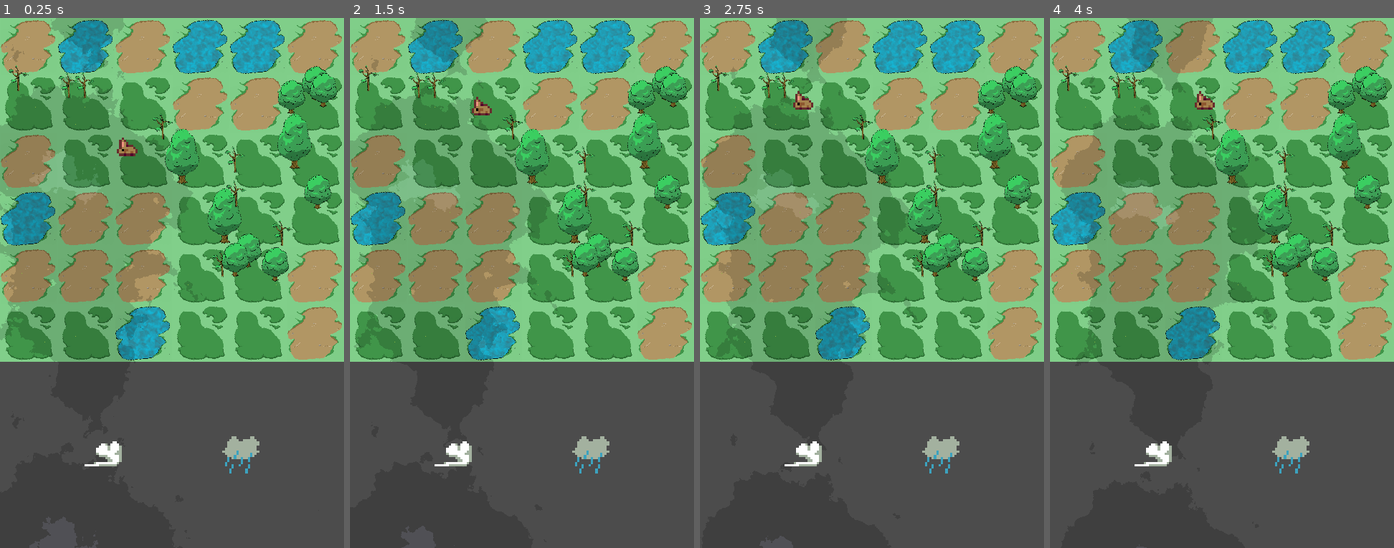
Above: before the commit, frames 1-4 (left to right).
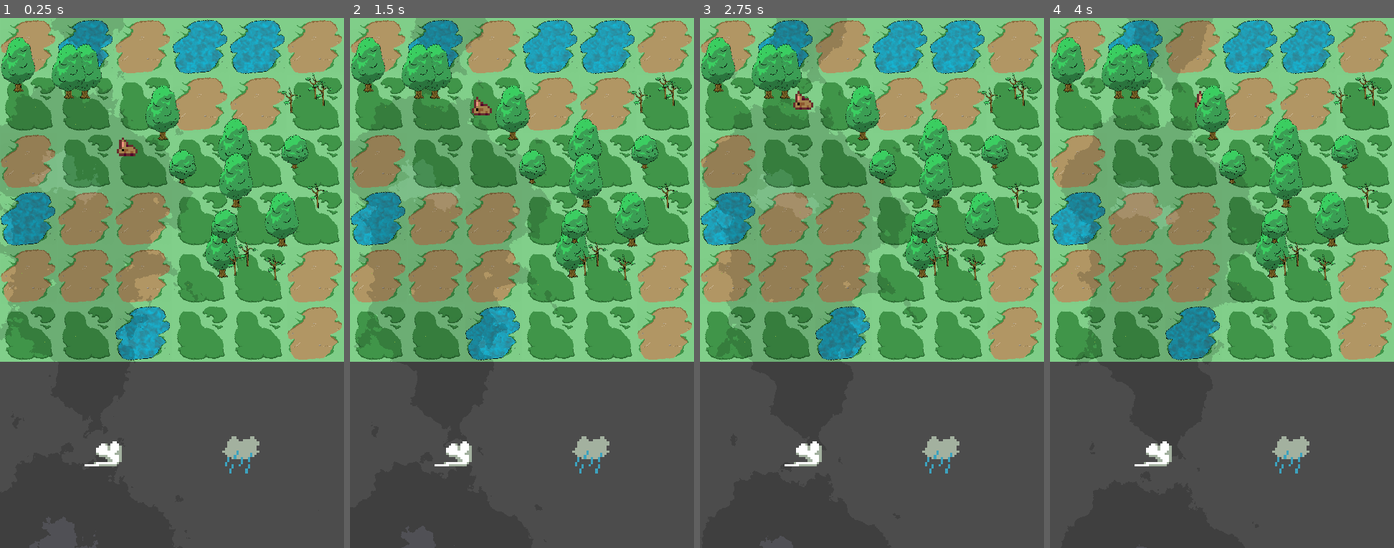
Above: after the commit, the same moments.

Repository: MrBSmith/Haven
Game: Godot game, scene res://Scenes/Garden/Garden.tscn
Two runs of this game, one before a commit and one after it. Both use one fixed random seed, a clock stepped at 60 frames per second and the inputs below. The engine's default icon, where the game draws it, is replaced by a stand-in: a white triangle on a blue panel in a dark square.
Inputs (mouse positions are in pixels of both pictures, inside the frame that each line leads up to):
- Up to frame 1 (0.25 s): no input
- Up to frame 2 (1.5 s): tap Enter (ui_accept) at 0.5, 0.77 s; move the mouse to (377, 60) at 0.52 s; press the mouse at (377, 60) at 0.53 s; move the mouse to (453, 452) at 1.27 s; release the mouse at (453, 452) at 1.28 s; click (453, 452) at 1.35 s
- Up to frame 3 (2.75 s): tap Enter (ui_accept) at 1.52 s; move the mouse to (940, 452) at 2.02 s; press the mouse at (940, 452) at 2.03 s
- Up to frame 4 (4 s): move the mouse to (1204, 389) at 2.77 s; release the mouse at (1204, 389) at 2.78 s; click (1204, 389) at 2.85 s; tap Enter (ui_accept) at 3.02, 3.77 s; move the mouse to (1325, 362) at 3.52 s; press the mouse at (1325, 362) at 3.53 s

The runs differ from the first frame. In frame 1, 7.1% of the frame differs, in the area x 0-99%, y 3-50%; in frame 2, 7.1%; in frame 3, 7.1%; in frame 4, 7.2%.

Commit message:
Plant groth API

Diff:
--- a/AbstractClasses/Plant.gd
+++ b/AbstractClasses/Plant.gd
@@ -2,6 +2,7 @@
 class_name Plant
 
 var grid_node : Node2D
+export var debug : bool = false
 
 export var min_sibling_dist : float = 2.0 setget set_min_sibling_dist, get_min_sibling_dist
 export var drain_amount : int = 5
@@ -9,9 +10,7 @@
 
 var eater : WeakRef = null setget set_eater, get_eater
 
-var adult : bool = false setget set_adult, is_adult
-var growth_timer_node : Timer = null
-var growth : int = 3 setget set_growth, get_growth
+var growth_progression : int = 3 setget set_growth_progression, get_growth_progression
 var dehydration : int = 0 setget set_dehydration, get_dehydration
 
 var hit_by_thunder : bool = false
@@ -19,10 +18,16 @@
 
 var on_fire : bool = false setget , is_on_fire
 
+var mouse_inside : bool = false
+
+export var current_growth_state : int = 0
+export var plant_growth_state : Array = []
+
 export var favorable_tile_types : PoolStringArray = ["Soil", "Grass", "Forest"]
 
 signal plant_died
 signal is_being_ate
+signal plant_grown(plant, next_state_scene)
 
 #### ACCESSORS ####
 
@@ -45,24 +50,19 @@
 func get_min_sibling_dist() -> float:
 	return min_sibling_dist
 
-func set_growth(value: int):
-	growth = int(clamp(float(value), 0.0, 10.0))
-	if growth == 10:
+func set_growth_progression(value: int):
+	growth_progression = int(clamp(float(value), 0.0, 10.0))
+	if growth_progression == 10:
 		on_growth_finished()
-	elif growth == 0:
+	elif growth_progression == 0:
 		on_growth_failed()
 
-func get_growth() -> int:
-	return growth
-
-func add_to_growth(value: int):
-	set_growth(get_growth() + value)
-
-func set_adult(value: bool):
-	adult = value
-
-func is_adult() -> bool:
-	return adult
+func get_growth_progression() -> int:
+	return growth_progression
+
+func add_to_growth_progression(value: int):
+	set_growth_progression(get_growth_progression() + value)
+
 
 # Set the level of dehydration, from 0 to 2
 # When the dehydration reach 2, the plant die
@@ -92,6 +92,13 @@
 func _ready():
 	add_to_group("Plant")
 
+	var _err = connect("mouse_entered", self, "on_mouse_entered")
+	_err = connect("mouse_exited", self, "on_mouse_exited")
+
+	var parent = get_parent()
+	if parent.has_method("on_plant_grown"):
+		_err = connect("plant_grown", parent, "on_plant_grown")
+
 
 #### LOGIC ####
 
@@ -101,8 +108,8 @@
 
 
 func try_to_grow():
-	if is_adult():
-		return
+#	if is_adult():
+#		return
 
 	var drained_water = drain_tile_water()
 	if drained_water >= drain_amount:
@@ -111,7 +118,7 @@
 		add_to_dehydration(1)
 
 func grow():
-	add_to_growth(1)
+	add_to_growth_progression(1)
 	add_to_dehydration(-1)
 
 
@@ -138,8 +145,38 @@
 	if is_on_fire() && !hit_by_thunder:
 		stop_fire()
 
+# Get a random growth state of the tree
+# Return the path of the scene corresponding to this state
+func get_random_growth_state() -> String:
+	var nb_types = plant_growth_state.size()
+	if nb_types <= 0:
+		return ""
+
+	var rdm_type_id = randi() % nb_types
+	return plant_growth_state[rdm_type_id]
+
+
+# Get the next growth state in the dictionary, based on the given state name
+# Return the path of the scene corresponding to this state
+# Return "" if nothing were found
+func get_next_growth_state(state_index: int) -> String:
+	if state_index < 0 or state_index >= plant_growth_state.size():
+		print("The wanted state at index " + String(state_index) + " Wasn't found")
+		return ""
+
+	var current_state = plant_growth_state[state_index]
+	var next_id = state_index + 1
+
+	if next_id >= plant_growth_state.size():
+		return ""
+	else:
+		return plant_growth_state[next_id]
 
 #### INPUTS ####
+
+func _input(_event):
+	if Input.is_action_just_pressed("click") && mouse_inside:
+		on_growth_finished()
 
 
 #### VIRTUALS ####
@@ -155,10 +192,22 @@
 
 #### SIGNAL RESPONSES ####
 
+func on_mouse_entered():
+	mouse_inside = true
+	if debug:
+		print("the mouse entered " + name)
+
+func on_mouse_exited():
+	mouse_inside = false
+
+
 func on_growth_finished():
-	set_adult(true)
-	if Globals.debug_state == true:
-		print("growth finished")
+	var next_state_path = get_next_growth_state(current_growth_state)
+	if next_state_path != "":
+		emit_signal("plant_grown", self, load(next_state_path))
+
+		if Globals.debug_state == true:
+			print("growth finished")
 
 func on_growth_failed():
 	queue_free()
--- a/AbstractClasses/Seed.gd
+++ b/AbstractClasses/Seed.gd
@@ -7,12 +7,7 @@
 #### BUILT-IN ####
 
 func _ready():
-	growth_timer_node = Timer.new()
-	var _err = growth_timer_node.connect("timeout", self, "on_growth_timer_timeout")
-	growth_timer_node.set_wait_time(growth_frequency_time)
-	add_child(growth_timer_node)
-
-	growth_timer_node.start()
+	pass
 
 
 #### LOGIC ####
--- a/Scenes/Plants/SmallPlants/Grass.gd
+++ b/Scenes/Plants/SmallPlants/Grass.gd
@@ -14,7 +14,7 @@
 
 
 func grow():
-	add_to_growth(1)
+	add_to_growth_progression(1)
 	add_to_dehydration(-1)
 	prolifarate()
 
--- a/Scenes/Plants/Trees/Oak/MediumOak.tscn
+++ b/Scenes/Plants/Trees/Oak/MediumOak.tscn
@@ -1,9 +1,16 @@
-[gd_scene load_steps=3 format=2]
+[gd_scene load_steps=4 format=2]
 
 [ext_resource path="res://Scenes/Plants/Trees/Oak/OakBase.tscn" type="PackedScene" id=1]
 [ext_resource path="res://Scenes/Plants/Trees/Oak/Oak.png" type="Texture" id=2]
 
+[sub_resource type="RectangleShape2D" id=1]
+extents = Vector2( 48.3854, 44.5787 )
+
 [node name="MediumOak" instance=ExtResource( 1 )]
+current_growth_state = 1
+
+[node name="CollisionShape2D" parent="." index="0"]
+shape = SubResource( 1 )
 
 [node name="Sprite" parent="." index="1"]
 texture = ExtResource( 2 )
--- a/Scenes/Plants/Trees/Oak/OakBase.tscn
+++ b/Scenes/Plants/Trees/Oak/OakBase.tscn
@@ -3,11 +3,7 @@
 [ext_resource path="res://Scenes/Plants/Trees/Tree.tscn" type="PackedScene" id=1]
 
 [node name="OakBase" instance=ExtResource( 1 )]
-tree_growth_state = {
-"Medium": "res://Scenes/Plants/Trees/Oak/MediumOak.tscn",
-"Old": "res://Scenes/Plants/Trees/Oak/OldOak.tscn",
-"Young": "res://Scenes/Plants/Trees/Oak/YoungOak.tscn"
-}
+plant_growth_state = [ "res://Scenes/Plants/Trees/Oak/YoungOak.tscn", "res://Scenes/Plants/Trees/Oak/MediumOak.tscn", "res://Scenes/Plants/Trees/Oak/OldOak.tscn" ]
 
 [node name="Sprite" parent="." index="1"]
 position = Vector2( -2.47487, -210.718 )
--- a/Scenes/Plants/Trees/Oak/OldOak.tscn
+++ b/Scenes/Plants/Trees/Oak/OldOak.tscn
@@ -1,14 +1,16 @@
-[gd_scene load_steps=3 format=2]
+[gd_scene load_steps=4 format=2]
 
 [ext_resource path="res://Scenes/Plants/Trees/Oak/OakBase.tscn" type="PackedScene" id=1]
 [ext_resource path="res://Scenes/Plants/Trees/Oak/OldOak.png" type="Texture" id=2]
 
+[sub_resource type="RectangleShape2D" id=1]
+extents = Vector2( 60.3162, 57.2906 )
+
 [node name="OldOak" instance=ExtResource( 1 )]
-tree_growth_state = {
-"Medium": "res://Scenes/Plants/Trees/Oak/MediumOak.tscn",
-"Old": "res://Scenes/Plants/Trees/Oak/OldOak.tscn",
-"Young": "res://Scenes/Plants/Trees/Oak/YoungOak.tscn"
-}
+current_growth_state = 2
+
+[node name="CollisionShape2D" parent="." index="0"]
+shape = SubResource( 1 )
 
 [node name="Sprite" parent="." index="1"]
 texture = ExtResource( 2 )
--- a/Scenes/Plants/Trees/Oak/YoungOak.tscn
+++ b/Scenes/Plants/Trees/Oak/YoungOak.tscn
@@ -4,6 +4,12 @@
 [ext_resource path="res://Scenes/Plants/Trees/Oak/YoungOak.png" type="Texture" id=2]
 
 [node name="YoungOak" instance=ExtResource( 1 )]
+current_growth_state = "Young"
+plant_growth_state = {
+"Medium": "res://Scenes/Plants/Trees/Oak/MediumOak.tscn",
+"Old": "res://Scenes/Plants/Trees/Oak/OldOak.tscn",
+"Young": "res://Scenes/Plants/Trees/Oak/YoungOak.tscn"
+}
 
 [node name="Sprite" parent="." index="1"]
 texture = ExtResource( 2 )
--- a/Scenes/Plants/Trees/Tree.gd
+++ b/Scenes/Plants/Trees/Tree.gd
@@ -6,12 +6,6 @@
 signal generate_seed(pos, velocity, tree_type)
 
 var fire_propagation_dist : float = Globals.TILE_SIZE.x * 0.75
-
-export var tree_growth_state = {
-	"Young": null ,
-	"Medium": null,
-	"Old": null
-}
 
 #### ACCESSORS ####
 
@@ -40,14 +34,6 @@
 		propagate_fire()
 
 
-# Get a random growth state of the tree
-# Return the path of the scene corresponding to this state
-func get_random_growth_state() -> String:
-	var nb_types = tree_growth_state.size()
-	var tree_state_array = tree_growth_state.values()
-	var rdm_type_id = randi() % nb_types
-
-	return tree_state_array[rdm_type_id]
 
 
 func apply_wind(wind_dir: Vector2, force: int, duration: float):
--- a/Scenes/Plants/Trees/Tree.tscn
+++ b/Scenes/Plants/Trees/Tree.tscn
@@ -13,17 +13,18 @@
 
 [node name="Tree" type="StaticBody2D"]
 z_index = 1
+input_pickable = true
 script = ExtResource( 2 )
 __meta__ = {
 "_edit_lock_": true
 }
+debug = true
 
 [node name="CollisionShape2D" type="CollisionShape2D" parent="."]
 position = Vector2( 0, -0.5 )
 shape = SubResource( 1 )
 
 [node name="Sprite" type="Sprite" parent="."]
-scale = Vector2( 1, 1 )
 
 [node name="Skeleton2D" type="Skeleton2D" parent="."]
 __meta__ = {
--- a/Scenes/Tiles/Tile.tscn
+++ b/Scenes/Tiles/Tile.tscn
@@ -1,6 +1,7 @@
-[gd_scene load_steps=2 format=2]
+[gd_scene load_steps=3 format=2]
 
 [ext_resource path="res://AbstractClasses/Tile.gd" type="Script" id=1]
+[ext_resource path="res://Scenes/Tiles/TreesTileCat.gd" type="Script" id=2]
 
 [node name="Tile" type="YSort"]
 script = ExtResource( 1 )
@@ -8,5 +9,6 @@
 [node name="Grass" type="YSort" parent="."]
 
 [node name="Trees" type="YSort" parent="."]
+script = ExtResource( 2 )
 
 [node name="Flowers" type="YSort" parent="."]
--- /dev/null
+++ b/Scenes/Tiles/TreesTileCat.gd
@@ -0,0 +1,37 @@
+extends YSort
+
+const TYPE : String = ""
+
+
+#### ACCESSORS ####
+
+func is_type(value : String) -> bool: return value == TYPE or .is_type(value)
+func get_type() -> String : return TYPE
+
+
+
+
+#### BUILT-IN ####
+
+
+
+#### LOGIC ####
+
+
+
+#### VIRTUALS ####
+
+
+
+#### INPUTS ####
+
+
+
+#### SIGNAL RESPONSES ####
+
+func on_plant_grown(plant_calling, next_plant_scene):
+	var next_plant = next_plant_scene.instance()
+	add_child(next_plant)
+
+	next_plant.set_position(plant_calling.get_position())
+	plant_calling.queue_free()
